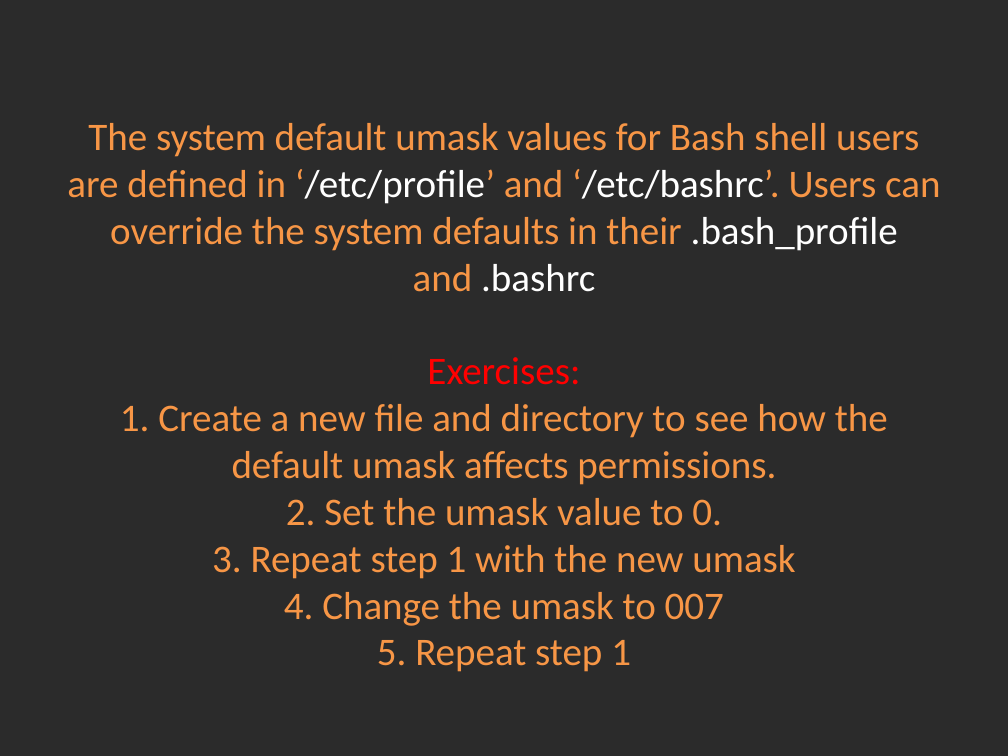
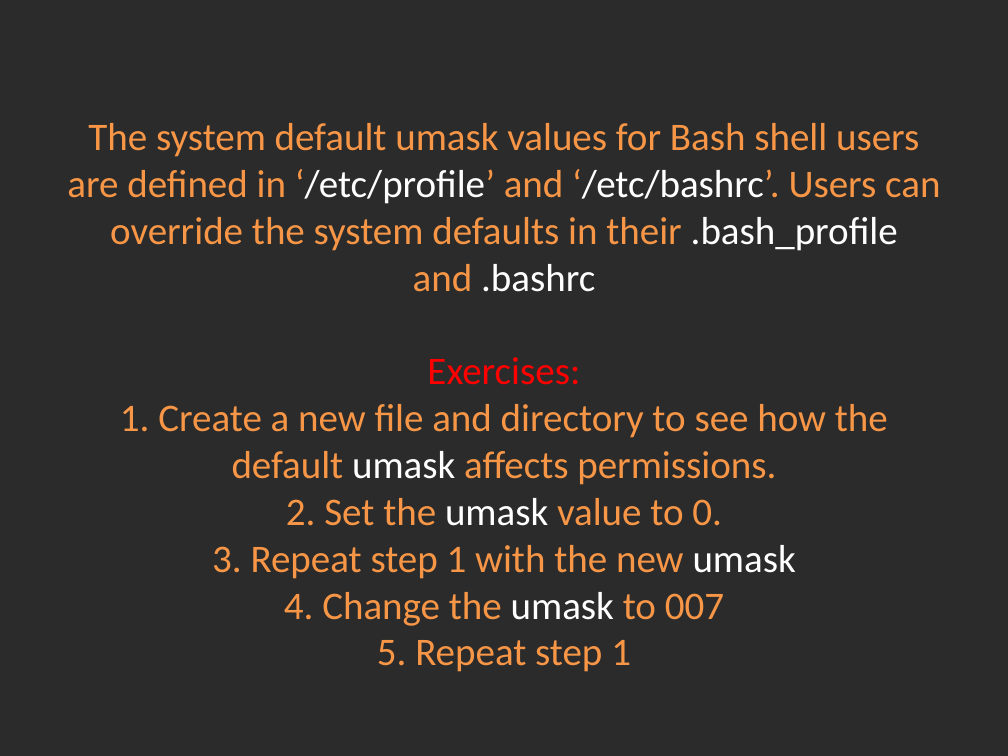
Before and after one commit to Academy-Soft-Intellect/Linux-Course, a slide deck: slide 7 of 05.Permissions/05-PermissionsAndAccessControlLists.pptx. Drawn at 1008x756 pixels with LibreOffice and Linux fonts; fonts in the diff are those of the drawing; background and template pictures are left out; a plain dark background stands for a picture behind light text. Boxes give left, top, right and bottom in pixels: in the first picture for what was removed or moved away, otherwise in the second. Text is boxed around its words. In the diff, an @@ line names an element or a change of style, - is before the commit and + after.

```diff
--- a/05.Permissions/05-PermissionsAndAccessControlLists.pptx
+++ b/05.Permissions/05-PermissionsAndAccessControlLists.pptx
@@ title "The system default umask values ..." at bbox=[67, 123, 940, 672]: text colour #F79646 to #FFFFFF in "umask umask umask umask" @@
```
Also in this commit, not shown: 2 other slides changed, 3 other files.
